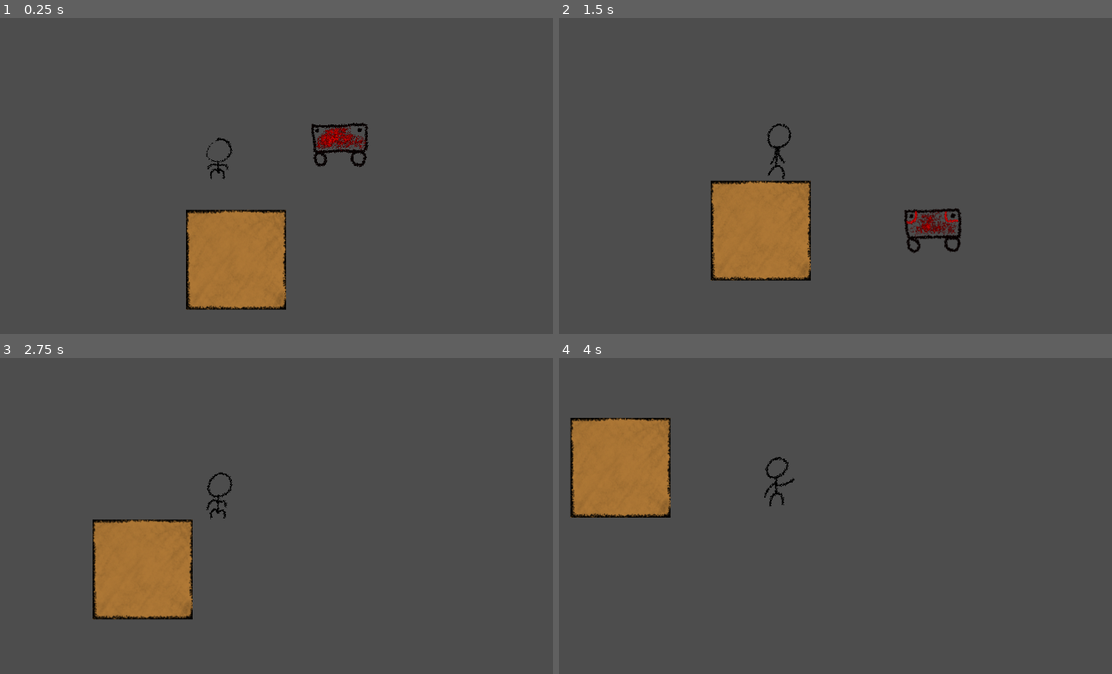
Above: before the commit, frames 1-4 (two rows, left to right).
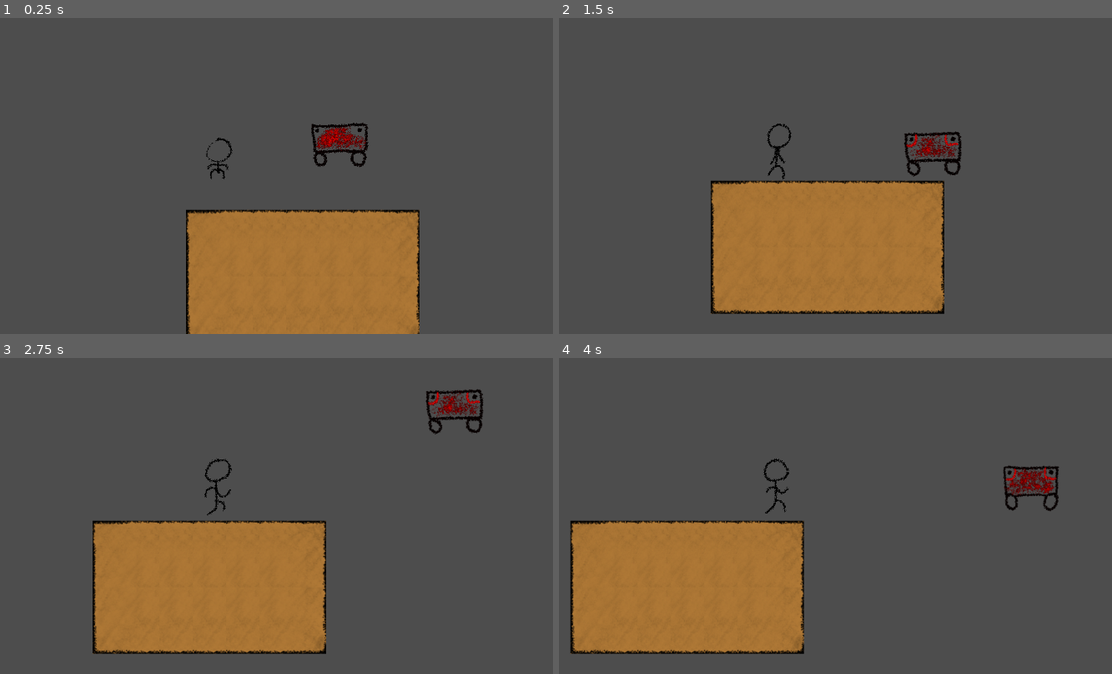
Above: after the commit, the same moments.

Repository: GamEsnitzhel/GMTK-Game-Jam-23-GamEsnitzhel
Game: Godot game, scene res://scenes/qatest.tscn
The game is run twice, just before and just after one commit, with the same random seed, the same clock (stepped at 60 frames per second) and the same inputs.
Inputs (mouse positions are in pixels of both pictures, inside the frame that each line leads up to):
- Up to frame 1 (0.25 s): no input
- Up to frame 2 (1.5 s): move the mouse to (896, 144) at 0.52 s; hold Right (ui_right) from 0.53 s (still down); click (896, 144) at 0.67 s; tap Up (ui_up) at 0.77 s; move the mouse to (647, 166) at 1.27 s
- Up to frame 3 (2.75 s): tap Up (ui_up) at 1.52 s; move the mouse to (287, 405) at 2.02 s; release Right (ui_right) at 2.03 s; hold Left (ui_left) from 2.03 s (still down)
- Up to frame 4 (4 s): move the mouse to (747, 560) at 2.77 s; release Left (ui_left) at 2.78 s; hold Right (ui_right) from 2.78 s (still down); click (747, 560) at 2.92 s; tap Up (ui_up) at 3.02, 3.77 s; move the mouse to (979, 544) at 3.52 s

The runs differ from the first frame. In frame 1, 11% of the frame differs, in the area x 33-76%, y 60-100%; in frame 2, 13%; in frame 3, 14%; in frame 4, 25%, in the area x 2-91%, y 18-94%.

Commit message:
AAAAA PANIK

Diff:
--- a/Source/scenes/qatest.tscn
+++ b/Source/scenes/qatest.tscn
@@ -127,6 +127,7 @@
 0:3/0/terrains_peering_bit/top_right_corner = 0
 1:3/0 = 0
 1:3/0/terrain_set = 0
+1:3/0/terrain = 0
 1:3/0/physics_layer_0/linear_velocity = Vector2(0, 0)
 1:3/0/physics_layer_0/angular_velocity = 0.0
 1:3/0/physics_layer_0/polygon_0/points = PackedVector2Array(-32, -32, 32, -32, 32, 32, -32, 32)
@@ -393,4 +394,4 @@
 [node name="TileMap" type="TileMap" parent="."]
 tile_set = SubResource("TileSet_6ppvb")
 format = 2
-layer_0/tile_data = PackedInt32Array(196607, 0, 2, 262143, 0, 3, 327679, 0, 4, 131072, 65536, 2, 196608, 65536, 3, 262144, 65536, 4, 131073, 131072, 2, 196609, 131072, 3, 262145, 131072, 4)
+layer_0/tile_data = PackedInt32Array(196607, 0, 2, 262143, 0, 3, 327679, 0, 3, 131072, 65536, 2, 196608, 65536, 3, 262144, 65536, 3, 131073, 65536, 2, 196609, 65536, 3, 262145, 65536, 3, 262146, 65536, 3, 327682, 65536, 4, 327683, 65536, 4, 262147, 65536, 3, 196611, 65536, 3, 131075, 65536, 2, 196610, 65536, 3, 131074, 65536, 2, 327681, 65536, 4, 327680, 65536, 4, 393215, 0, 4, 327685, 131072, 4, 262149, 131072, 3, 196613, 131072, 3, 327684, 65536, 4, 262148, 65536, 3, 196612, 65536, 3, 131077, 131072, 2, 131076, 65536, 2)
